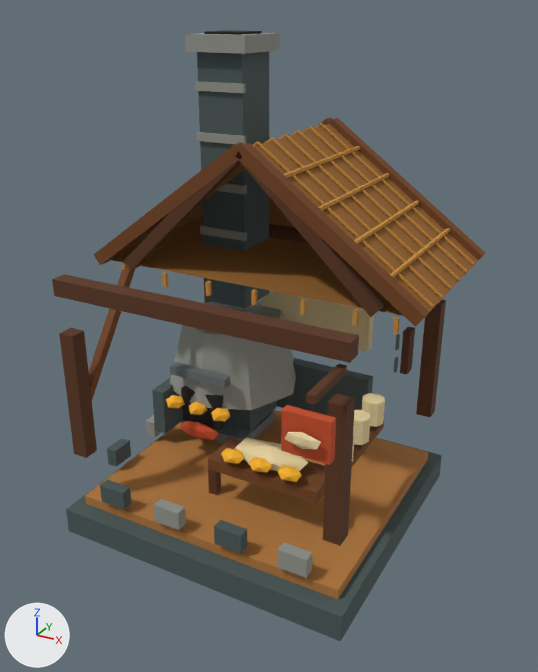
One commit to the glTF model public/models/bakery.glb: the scene before it, then after it.
Camera for both pictures: a camera (50 mm lens) standing at (2.92, -5.22, 4.37) and looking at (0.15, -0.2, 1.86). The lights are fixed; the arrows at lower left show +X, +Y and +Z. The picture after the commit comes second. Where no turn or scale is listed for an object, it has been applied to the vertices. Vertices at exactly the same position are counted once.

The first picture shows 'Bakery floor', 'Bakery oak post.001', 'Bakery sign', 'Baking tool', 'Bargeboard.002', 'Chimney stone course.001', 'Dough on prep table', 'Fresh bread.001', 'Front stone course', 'Rear plaster wall', 'Roof', 'Thatch eave.005' and 1 more.
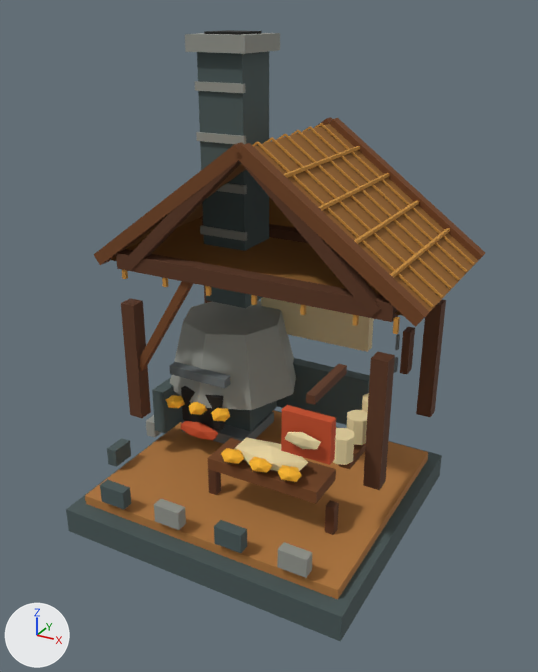
Where the newer file only moved an object's origin or applied its transform, the numbers keep the older frame.

Boxes [x1, y1, x2, y2] around the edits, measured in the pictures (538 x 672 px; the box of a moved part takes in the faces that stretch with it):
```json
{"object": "Bakery oak post.001", "change": "reshaped", "before": [52, 160, 446, 546], "after": [116, 160, 446, 535], "on screen": "16% narrower"}
{"object": "Bargeboard.002", "change": "reshaped", "before": [89, 117, 485, 504], "after": [94, 117, 485, 504]}
{"part": 1, "of": "me_cube_043", "change": "moved or reshaped", "before": [89, 257, 135, 399], "after": [139, 281, 194, 372]}
{"part": 2, "of": "me_cube_014", "change": "moved or reshaped", "before": [323, 393, 355, 546], "after": [204, 286, 211, 303], "on screen": "mostly hidden afterwards"}
{"part": 3, "of": "me_cube_014", "change": "moved or reshaped", "before": [59, 328, 97, 458], "after": [121, 298, 151, 418]}
{"part": 4, "of": "me_cube_014", "change": "moved or reshaped", "before": [416, 300, 446, 417], "after": [363, 352, 395, 490]}
{"part": 5, "of": "me_cube_014", "change": "moved or reshaped", "before": [52, 274, 359, 363], "after": [116, 249, 398, 322]}
```

Edits to the scene script, one JSON object a line:
```json
{"block": "me_cube_014", "where": "me_cube_014.from_pydata(...)  # 96 vertices, 144 faces; spans x -2.47..0.07, y -0.47..2.21, z -1.13..2.07"}
{"block": "me_cube_014", "where": "# used by ob_bakery_oak_post_001; location = (1.2, -1.08, 1.37)"}
{"block": "me_cube_014", "change": "me_cube_014 part 2: the loose piece of 8 vertices spanning x -0.07..0.07, y -0.07..0.07, z -0.57..0.57 is moved by (-2.4, 2.12, 0.0)"}
{"block": "me_cube_014", "change": "me_cube_014 part 3: the loose piece of 8 vertices spanning x -2.47..-2.33, y -0.07..0.07, z -0.57..0.57 is moved by (0.0, 0.78, 0.0)"}
{"block": "me_cube_014", "change": "me_cube_014 part 4: the loose piece of 8 vertices spanning x -0.07..0.07, y 2.05..2.19, z -0.57..0.57 is moved by (0.0, -1.34, 0.0)"}
{"block": "me_cube_014", "change": "me_cube_014 part 5: the loose piece of 8 vertices spanning x -2.47..0.07, y -0.07..0.07, z 0.9..1.04 is moved by (0.0, 0.78, 0.0)"}
{"block": "me_cube_043", "where": "# used by ob_bargeboard_002; location = (-0.75, 1.29, 2.86)"}
{"op": "remove", "block": "me_cube_043", "code": "me_cube_043.from_pydata(...)  # 64 vertices, 96 faces; spans x -0.78..2.27, y -2.38..0.06, z -2.15..0.58"}
{"op": "add", "block": "me_cube_043", "code": "me_cube_043.from_pydata(...)  # 64 vertices, 96 faces; spans x -0.78..2.27, y -1.96..0.06, z -2.16..0.58"}
{"block": "me_cube_043", "change": "me_cube_043 part 1: the loose piece of 8 vertices spanning x -0.48..-0.41, y -2.38..-1.52, z -1.65..-0.5 is multiplied about its middle by the matrix ((0.0, 0.885, -0.061), (-0.887, 0.0, 0.0), (0.0, 0.061, 0.885)), then moved by (0.32, 0.36, -0.02)"}
{"block": "me_cube_043", "change": "other edits to the shape of me_cube_043 do not show in these pictures"}
```
